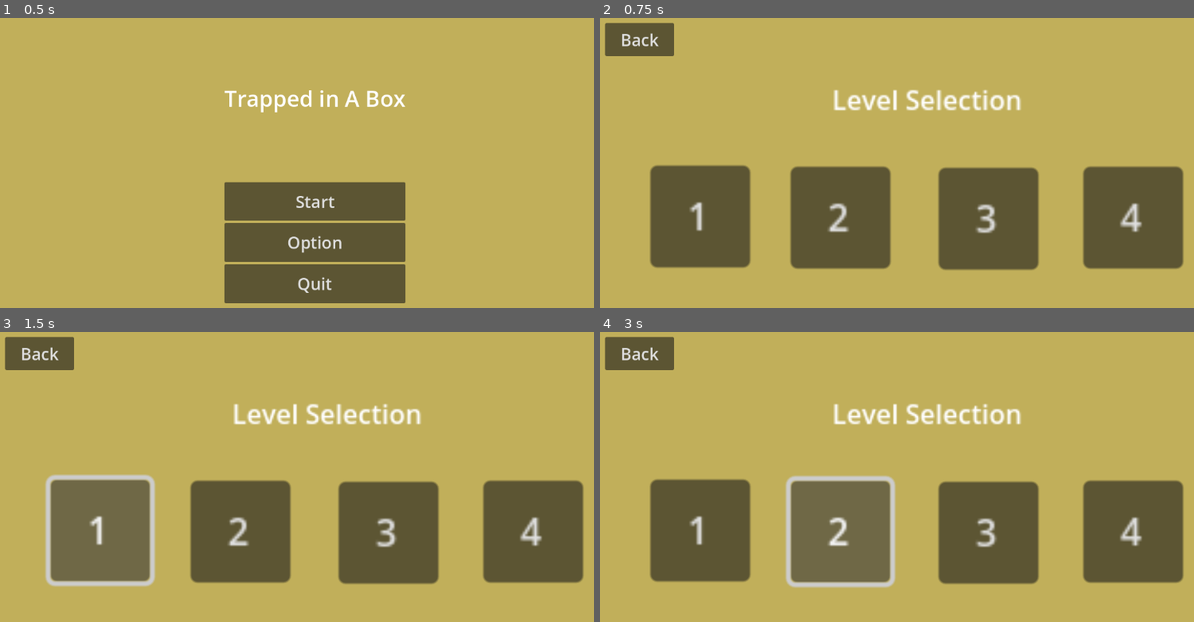
Above: before the commit, frames 1-4 (two rows, left to right).
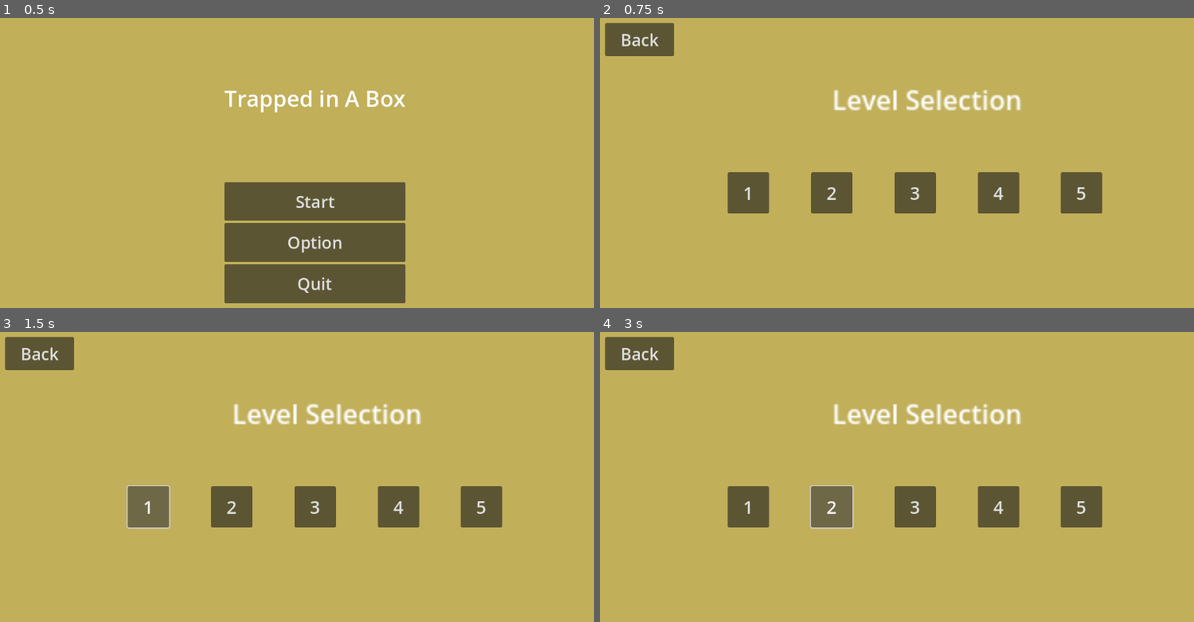
Above: after the commit, the same moments.

Repository: anindyaagnes79-dot/Trapped-in-A-Box
Game: Godot game, scene res://main_menu.tscn
Two runs of this game, one before a commit and one after it. Both use one fixed random seed, a clock stepped at 60 frames per second and the inputs below.
Inputs:
- Up to frame 1 (0.5 s): no input
- Up to frame 2 (0.75 s): click "Start" at 0.5 s
- Up to frame 3 (1.5 s): click "1" at 1.25 s
- Up to frame 4 (3 s): click "4" at 2 s; click "2" at 2.75 s

Frame 1 is identical in both runs. In frame 2, 23% of the frame differs, in the area x 8-99%, y 50-87%; in frame 3, 24%; in frame 4, 24%, in the area x 8-99%, y 49-89%.
Error after the commit: Parse Error: Identifier "global" not declared in the current scope. (res://level_select.gd:18)

Commit message:
feat: add feat/level-select code manually

Diff:
--- /dev/null
+++ b/Trapped In A Box/src/main/global.gd
@@ -0,0 +1,7 @@
+extends Node
+
+var level_number : int
+
+# Called when the node enters the scene tree for the first time.
+func _ready() -> void:
+	pass # Replace with function body.
--- a/Trapped In A Box/src/main/level_select.gd
+++ b/Trapped In A Box/src/main/level_select.gd
@@ -12,3 +12,9 @@
 
 
 func back() -> void: get_tree().change_scene_to_file("res://main_menu.tscn")
+
+
+func _on_level_button_up(level_number: int) -> void:
+	global.level_number = level_number
+
+	pass # Replace with function body.
--- a/Trapped In A Box/src/main/level_select.tscn
+++ b/Trapped In A Box/src/main/level_select.tscn
@@ -36,41 +36,65 @@
 scale = Vector2(3, 3)
 text = "Level Selection"
 
-[node name="Button1" type="Button" parent="."]
-layout_mode = 0
-offset_left = 97.0
-offset_top = 274.0
-offset_right = 140.0
-offset_bottom = 318.0
-scale = Vector2(4.2, 4.2)
+[node name="GridContainer" type="GridContainer" parent="."]
+custom_minimum_size = Vector2(50, 50)
+layout_mode = 1
+anchors_preset = 8
+anchor_left = 0.5
+anchor_top = 0.5
+anchor_right = 0.5
+anchor_bottom = 0.5
+offset_left = -375.0
+offset_top = -150.0
+offset_right = 375.0
+offset_bottom = 150.0
+grow_horizontal = 2
+grow_vertical = 2
+columns = 5
+
+[node name="Level1" type="Button" parent="GridContainer"]
+custom_minimum_size = Vector2(75, 75)
+layout_mode = 2
+size_flags_horizontal = 6
+size_flags_vertical = 6
+theme_override_font_sizes/font_size = 32
 text = "1"
 
-[node name="Button4" type="Button" parent="."]
-layout_mode = 0
-offset_left = 881.0001
-offset_top = 276.0
-offset_right = 924.0001
-offset_bottom = 320.0
-scale = Vector2(4.2, 4.2)
+[node name="Level2" type="Button" parent="GridContainer"]
+custom_minimum_size = Vector2(75, 75)
+layout_mode = 2
+size_flags_horizontal = 6
+size_flags_vertical = 6
+theme_override_font_sizes/font_size = 32
+text = "2"
+
+[node name="Level3" type="Button" parent="GridContainer"]
+custom_minimum_size = Vector2(75, 75)
+layout_mode = 2
+size_flags_horizontal = 6
+size_flags_vertical = 6
+theme_override_font_sizes/font_size = 32
+text = "3"
+
+[node name="Level4" type="Button" parent="GridContainer"]
+custom_minimum_size = Vector2(75, 75)
+layout_mode = 2
+size_flags_horizontal = 6
+size_flags_vertical = 6
+theme_override_font_sizes/font_size = 32
 text = "4"
 
-[node name="Button3" type="Button" parent="."]
-layout_mode = 0
-offset_left = 619.00006
-offset_top = 278.0
-offset_right = 662.00006
-offset_bottom = 322.0
-scale = Vector2(4.2, 4.2)
-text = "3"
-
-[node name="Button2" type="Button" parent="."]
-layout_mode = 0
-offset_left = 351.00003
-offset_top = 276.0
-offset_right = 394.00003
-offset_bottom = 320.0
-scale = Vector2(4.2, 4.2)
-text = "2
-"
+[node name="Level5" type="Button" parent="GridContainer"]
+custom_minimum_size = Vector2(75, 75)
+layout_mode = 2
+size_flags_horizontal = 6
+size_flags_vertical = 6
+theme_override_font_sizes/font_size = 32
+text = "5"
 
 [connection signal="button_up" from="BackButton" to="." method="back"]
+[connection signal="button_up" from="GridContainer/Level1" to="." method="_on_level_button_up" binds= [1]]
+[connection signal="button_up" from="GridContainer/Level2" to="." method="_on_level_button_up" binds= [2]]
+[connection signal="button_up" from="GridContainer/Level3" to="." method="_on_level_button_up" binds= [3]]
+[connection signal="button_up" from="GridContainer/Level4" to="." method="_on_level_button_up" binds= [4]]
+[connection signal="button_up" from="GridContainer/Level5" to="." method="_on_level_button_up" binds= [5]]
Not shown, added: Trapped In A Box/src/main/global.gd.uid
